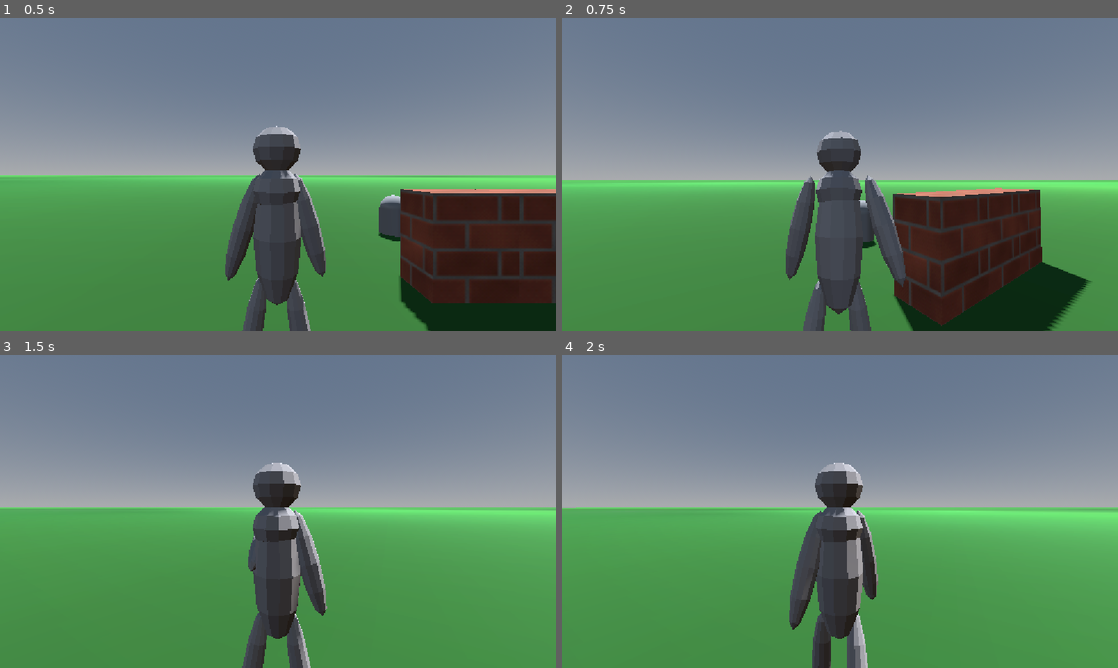
Above: before the commit, frames 1-4 (two rows, left to right).
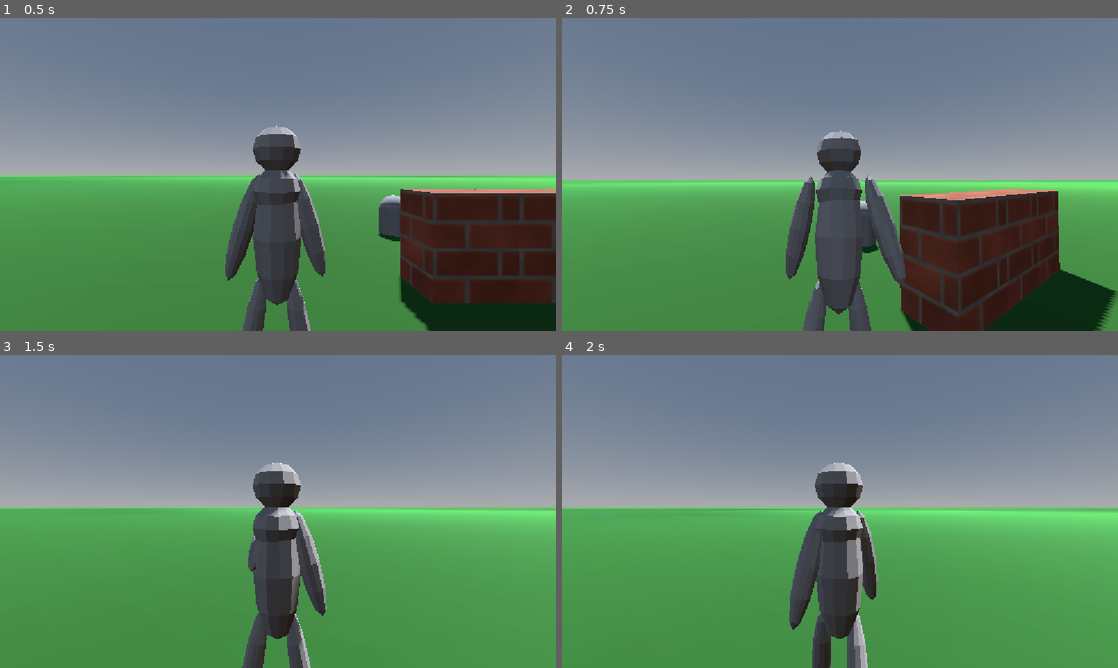
Above: after the commit, the same moments.

Repository: AttilaB-7299/3d-game
Game: Godot game, scene res://Scenes/world.tscn
Two runs of this game, one before a commit and one after it. Both use one fixed random seed, a clock stepped at 60 frames per second and the inputs below.
Inputs (mouse positions are in pixels of both pictures, inside the frame that each line leads up to):
- Up to frame 1 (0.5 s): no input
- Up to frame 2 (0.75 s): tap Enter at 0.5 s; move the mouse to (867, 174) at 0.52 s; hold W (move forward) from 0.53 s (still down); hold Shift (sprint) from 0.53 s (still down); click (867, 174) at 0.67 s
- Up to frame 3 (1.5 s): keep holding W (move forward); tap Space (jump) at 0.77 s; move the mouse to (250, 511) at 1.27 s; release Shift (sprint) at 1.28 s; click (250, 511) at 1.35 s
- Up to frame 4 (2 s): keep holding W (move forward); tap Space (jump) at 1.52 s; tap Shift (sprint) at 1.55 s

Frame 1 is identical in both runs. In frame 2, 5.8% of the frame differs, in the area x 45-100%, y 49-100%; in frame 3, 0.1%; in frame 4, less than 0.1%.

Commit message:
changed sprint speed

Diff:
--- a/Models/Player/player.gd
+++ b/Models/Player/player.gd
@@ -118,7 +118,7 @@
 		velocity.z = move_toward(velocity.z, 0, SPEED)
 	if Input.is_action_pressed("sprint") and is_on_floor():
 		running = true
-		sprintSpeed = 1.75
+		sprintSpeed = 2.25
 	if Input.is_action_just_released("sprint"):
 		running = false
 		if (moving):
